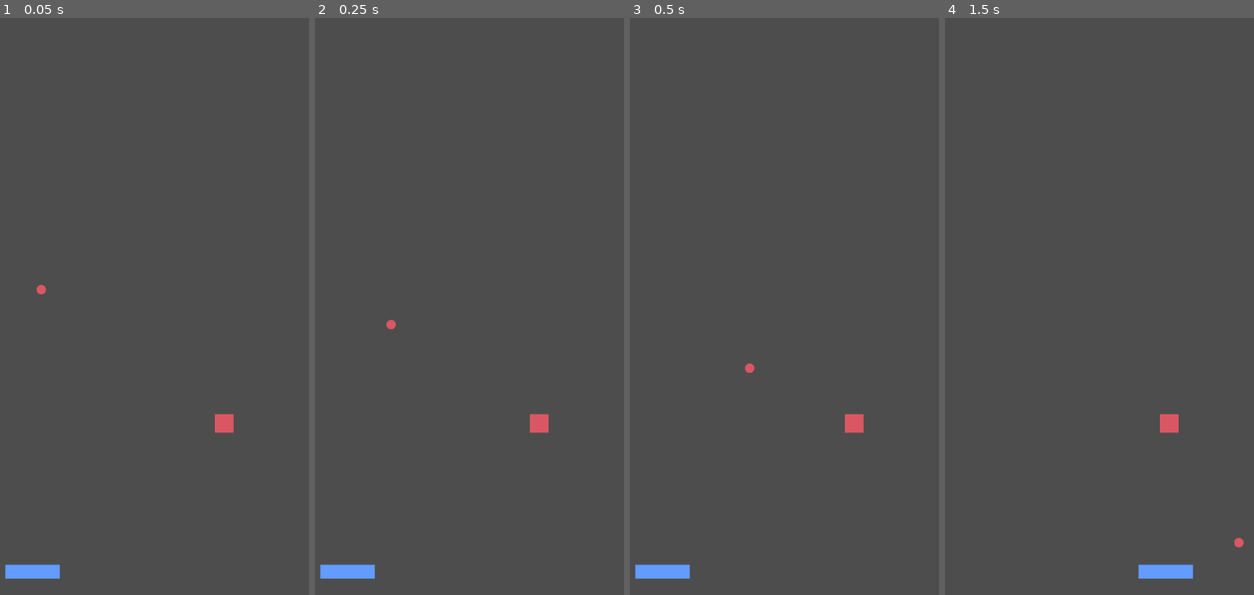
Above: before the commit, frames 1-4 (left to right).
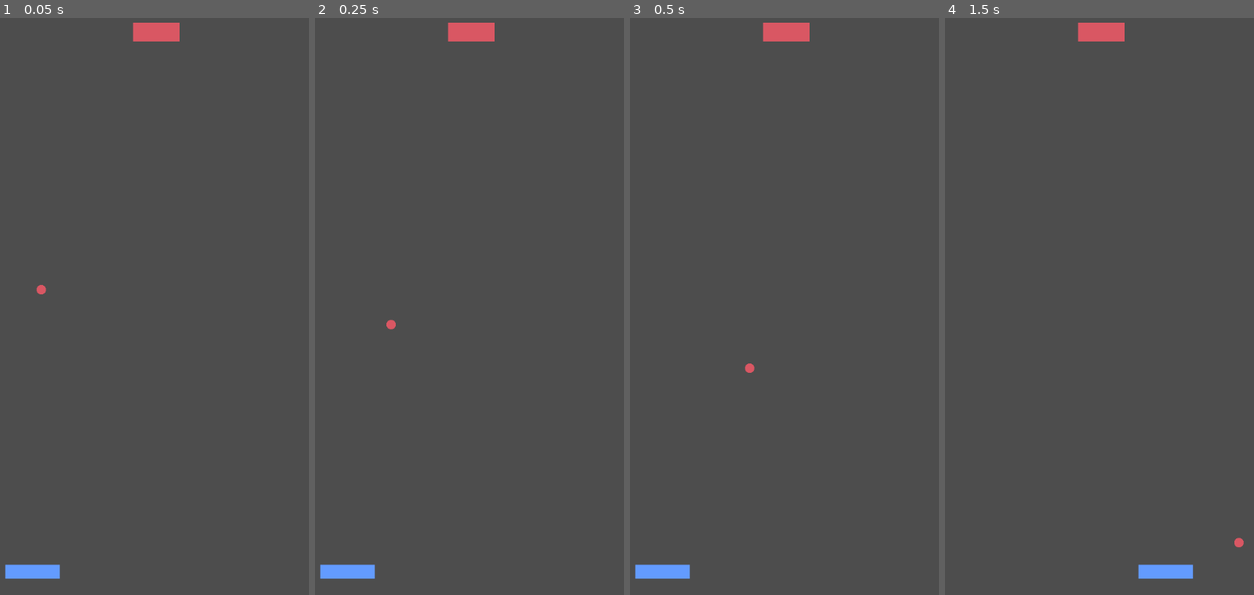
Above: after the commit, the same moments.

Repository: Fernando-Lamounier/BreakoutClone
Game: Godot game, scene res://scenes/gameplay.tscn
Same seed, same stepped clock (60 frames per second), same inputs: the game is played once before the commit and once after it.
Inputs:
- Up to frame 1 (0.05 s): no input
- Up to frame 2 (0.25 s): no input
- Up to frame 3 (0.5 s): no input
- Up to frame 4 (1.5 s): tap Enter at 0.5 s; hold Right 0.53-1.28 s; tap Space at 1.25 s; hold Left from 1.28 s (still down)

The runs differ from the first frame. In frame 1, 0.7% of the frame differs, in the area x 42-76%, y 0-72%; in frame 2, 0.7%; in frame 3, 0.7%; in frame 4, 0.7%.

Commit message:
spawn de blocos incompleto

Diff:
--- a/project.godot
+++ b/project.godot
@@ -22,6 +22,10 @@
 window/size/mode=3
 window/stretch/mode="viewport"
 
+[global_group]
+
+blocos=""
+
 [physics]
 
 3d/physics_engine="Jolt Physics"
--- a/scenes/ball.gd
+++ b/scenes/ball.gd
@@ -11,7 +11,6 @@
 
 
 func _ready() -> void:
-	position = Vector2(0, 0)
 	direcao_atual = Vector2(0.5,0.5)
 	pass
 
@@ -33,8 +32,6 @@
 	if position.y >= 540:
 		get_tree().quit()
 
-	print(direcao_atual)
-
 
 func _on_player_area_entered(area: Area2D) -> void:
 	direcao_anterior = direcao_atual
@@ -50,5 +47,4 @@
 	direcao_atual.y = direcao_atual.y * -1 * randf_range(1, 2)
 	direcao_atual.x = direcao_atual.x * randf_range(1, 1.6)
 	direcao_atual = direcao_atual.normalized()
-
 	pass # Replace with function body.
--- a/bloco.gd
+++ b/scenes/bloco.gd
@@ -1,4 +1,6 @@
+class_name Bloco
 extends Area2D
+
 
 
 func _on_area_entered(area: Area2D) -> void:
--- a/bloco.tscn
+++ b/scenes/bloco.tscn
@@ -1,11 +1,14 @@
 [gd_scene format=3 uid="uid://dsceuwu45rfsn"]
 
 [ext_resource type="Texture2D" uid="uid://byndqme32hri1" path="res://sprites/BlocoPraQuebrar.png" id="1_247xi"]
+[ext_resource type="Script" uid="uid://b5wlsxhtmkudm" path="res://scenes/bloco.gd" id="1_lrfig"]
 
 [sub_resource type="RectangleShape2D" id="RectangleShape2D_ub41w"]
 size = Vector2(30, 30)
 
 [node name="bloco" type="Area2D" unique_id=1714166786]
+scale = Vector2(2.5, 1)
+script = ExtResource("1_lrfig")
 
 [node name="Sprite2D" type="Sprite2D" parent="." unique_id=1715127181]
 texture = ExtResource("1_247xi")
--- a/scenes/gameplay.tscn
+++ b/scenes/gameplay.tscn
@@ -2,25 +2,20 @@
 
 [ext_resource type="PackedScene" uid="uid://bwthlo64pi2gx" path="res://scenes/ball.tscn" id="1_00tan"]
 [ext_resource type="PackedScene" uid="uid://bdy6eolr4pi1t" path="res://scenes/player.tscn" id="2_l1v76"]
-[ext_resource type="PackedScene" uid="uid://dsceuwu45rfsn" path="res://bloco.tscn" id="3_l1v76"]
-[ext_resource type="Script" uid="uid://c1vcvn6w53tx6" path="res://bloco.gd" id="4_ct7aa"]
+[ext_resource type="PackedScene" uid="uid://dsceuwu45rfsn" path="res://scenes/bloco.tscn" id="3_l1v76"]
 [ext_resource type="Script" uid="uid://dowbow63cd8di" path="res://scenes/spawner.gd" id="5_ocj2s"]
 
 [node name="Gameplay" type="Node2D" unique_id=1055879497]
 
 [node name="Ball" parent="." unique_id=192336347 instance=ExtResource("1_00tan")]
-position = Vector2(0, 300)
 
 [node name="Player" parent="." unique_id=963963296 instance=ExtResource("2_l1v76")]
 position = Vector2(0, 500)
 
-[node name="Bloco" parent="." unique_id=1714166786 instance=ExtResource("3_l1v76")]
-unique_name_in_owner = true
-position = Vector2(330, 245)
-script = ExtResource("4_ct7aa")
+[node name="Bloco" parent="." unique_id=1714166786 groups=["blocos"] instance=ExtResource("3_l1v76")]
+position = Vector2(213, -428)
 
 [node name="Spawner" type="Node2D" parent="." unique_id=320836777]
-position = Vector2(330, 245)
 script = ExtResource("5_ocj2s")
 
 [node name="Camera" type="Camera2D" parent="." unique_id=965145855]
--- a/scenes/spawner.gd
+++ b/scenes/spawner.gd
@@ -1,10 +1,19 @@
 extends Node2D
 
-const GRID:int = 32
-@onready var bloco: Area2D = %Bloco
-@onready var todos_blocos: Array[Area2D] = []
+@onready var todos_blocos:PackedScene = preload("res://scenes/bloco.tscn")
 
-# Called when the node enters the scene tree for the first time.
+var ponto_inicial: Vector2 = Vector2(-420,-510)
+
 func _ready() -> void:
+	for i in range(4):
+		for j in range(8):
+			var novo_bloco = todos_blocos.instantiate()
+			novo_bloco.position = ponto_inicial
+			ponto_inicial.x += 100
+			get_parent().add_child(novo_bloco)
+
+		ponto_inicial.y += 60
+		ponto_inicial.x = -420
+
 
 	pass # Replace with function body.
Not shown, removed: bloco.gd.uid
Not shown, added: scenes/bloco.gd.uid
